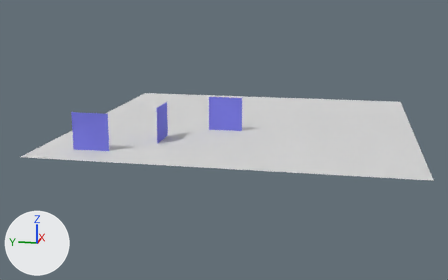
Two versions of the OBJ model java3dview/src/main/resources/maps/labirinto.obj, one commit apart.
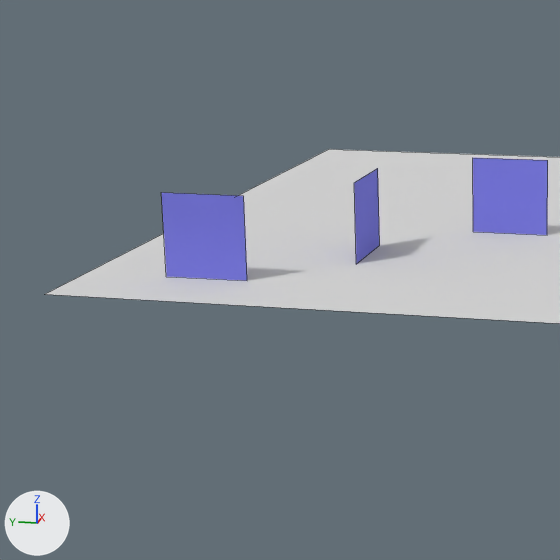
Each version is shown whole from a camera (50 mm lens) standing at (-27.7, -16.0, 8.3) and looking at (9.5, -8.6, -1.0), then close up on the part from 0% to 55% of the width and 10% to 98% of the height. Every picture has the same lights, and +X, +Y and +Z are marked at lower left. The close-ups show mesh edges as thin lines. Where no turn or scale is listed for an object, it has been applied to the vertices.

Names of what the first close-up shows: 'labirinto'.
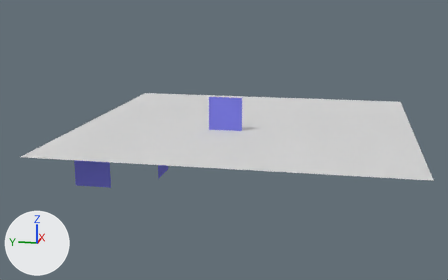
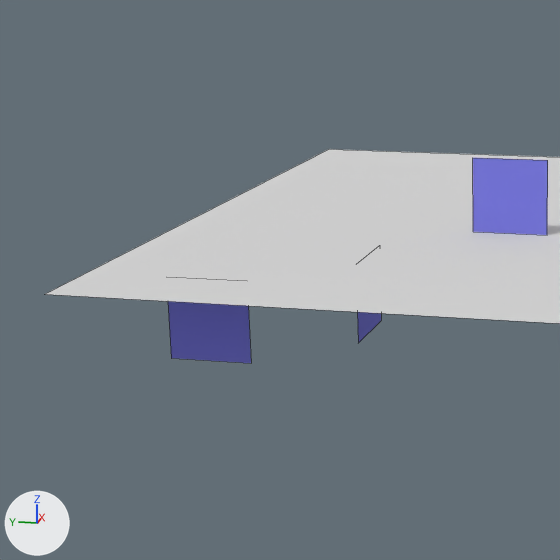
Location of each change, (x1, y1, x2, y2) in pixels of the close-ups (560 x 560 px; the box of a moved part takes in the faces that stretch with it):
'labirinto', reshaped
    before: (46, 149, 560, 323)
    after: (46, 149, 560, 363)
part 1 of me_labirinto, moved or reshaped
    before: (162, 168, 380, 281)
    after: (168, 301, 381, 363)

The change, as a list of edits to the scene's bpy script:
```text
Change me_labirinto:
    where me_labirinto.from_pydata(...)  # 16 vertices, 4 faces; spans x 0.0..20.0, y -20.0..0.0, z 0.0..2.0
    used by ob_labirinto; location = (0.0, 0.0, 0.0)
    before: 6 (2.0, -2.0, 2.0) at pixel (161, 192), 7 (2.0, -4.0, 2.0) at pixel (243, 195), 10 (4.0, -6.0, 2.0) at pixel (354, 182), 11 (6.0, -6.0, 2.0) at pixel (377, 168)
    me_labirinto part 1
    add for i in [6, 7, 10, 11]: me_labirinto.vertices[i].co += Vector((0.0, 0.0, -4.0))
```
